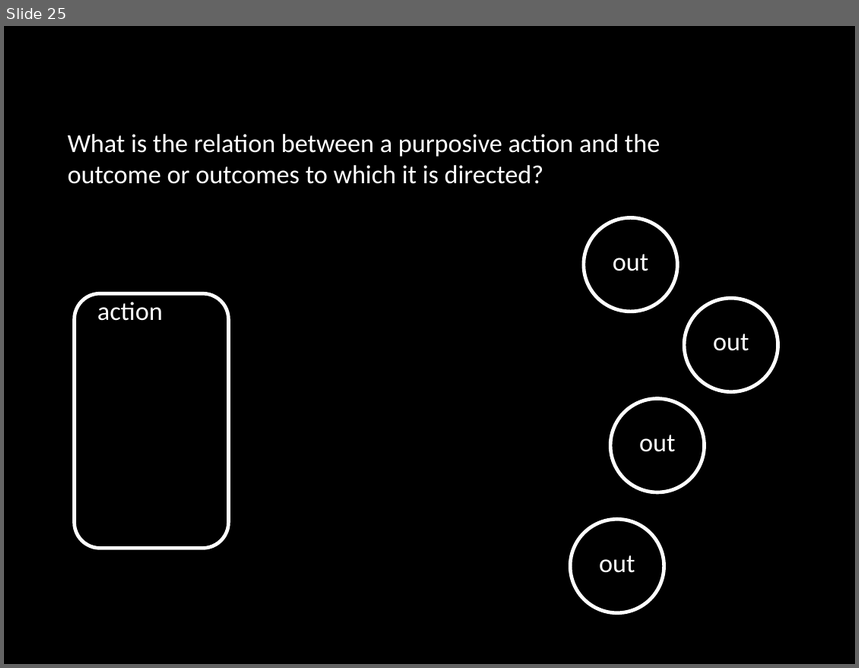
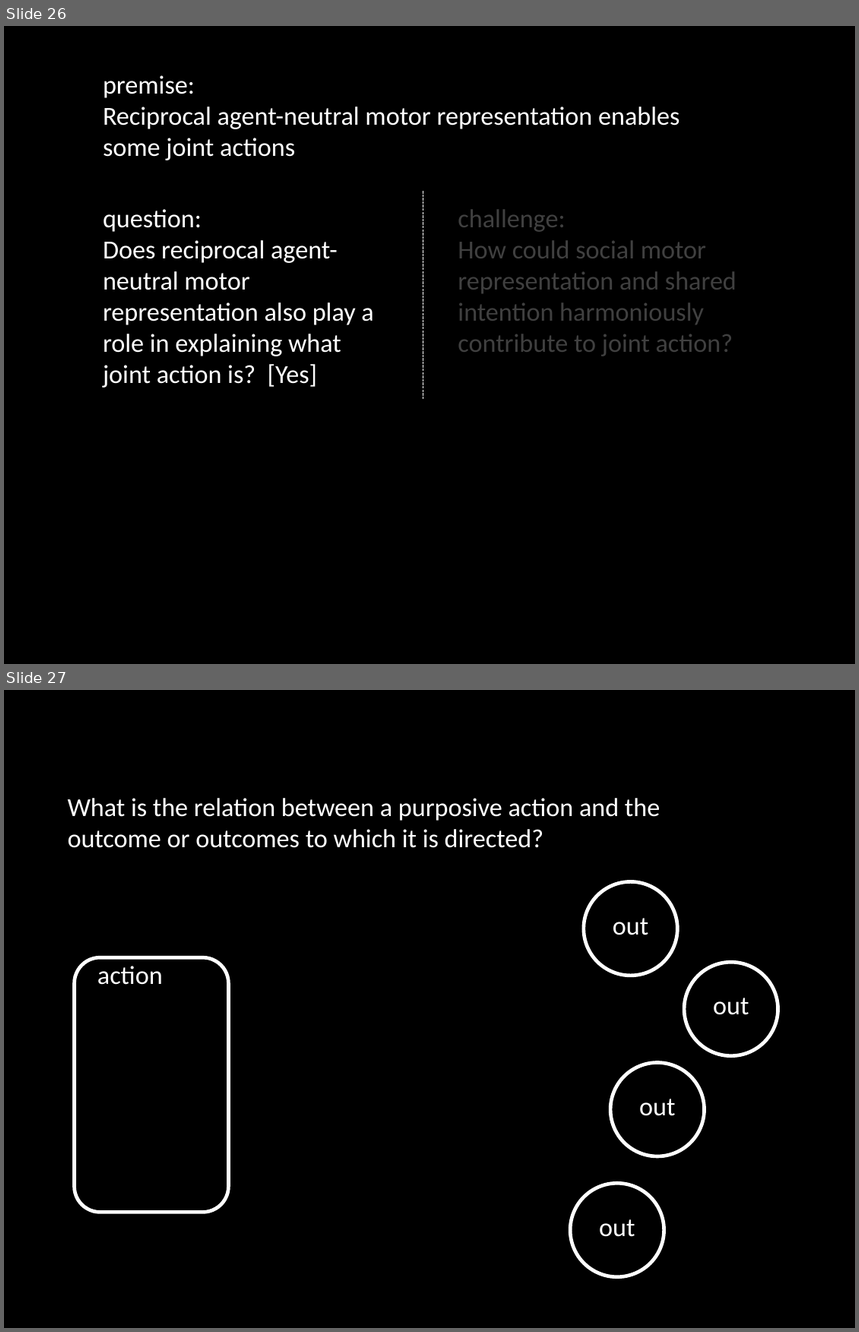
Before and after one commit to butterfill/writing, a slide deck: conf joint action --- sharing goals vs sharing intentions cambridge 2012 talk/intention and motor representation in joint action vCAMBRIDGE.pptx. Shown one above the other, each under a label of ours: slide 25 before the commit, slides 26 and 27 after it. The pictures are 859x668 and 859x1332 pixels, drawn with LibreOffice and Linux fonts; fonts in the diff are those of the drawing. Boxes give left, top, right and bottom in pixels: in the first picture for what was removed or moved away, otherwise in the second. Text is boxed around its words. In the diff, an @@ line names an element or a change of style, - is before the commit and + after.

```diff
--- a/conf joint action --- sharing goals vs sharing intentions cambridge 2012 talk/intention and motor representation in joint action vCAMBRIDGE.pptx
+++ b/conf joint action --- sharing goals vs sharing intentions cambridge 2012 talk/intention and motor representation in joint action vCAMBRIDGE.pptx
@@ slide 26 added at <box>4,26,855,664</box>, background #000000 @@
@@ text added at <box>103,75,680,161</box>, 22 pt, text #FFFFFF @@
+premise:
+Reciprocal agent-neutral motor representation enables some joint actions
@@ line added from (423, 191) to (423, 399), #FFFFFF 0.75 pt dashed @@
@@ text added at <box>103,209,373,388</box>, 22 pt, text #FFFFFF @@
+question:
+Does reciprocal agent-neutral motor representation also play a role in explaining what joint action is? [Yes]
@@ text added at <box>458,209,737,357</box>, 22 pt, text #404040 @@
+challenge:
+How could social motor representation and shared intention harmoniously contribute to joint action?
@@ what was slide 25 is now slide 27 @@
```
Also in this commit, not shown: 16 slides changed, 3 other slides added, 3 other files.
